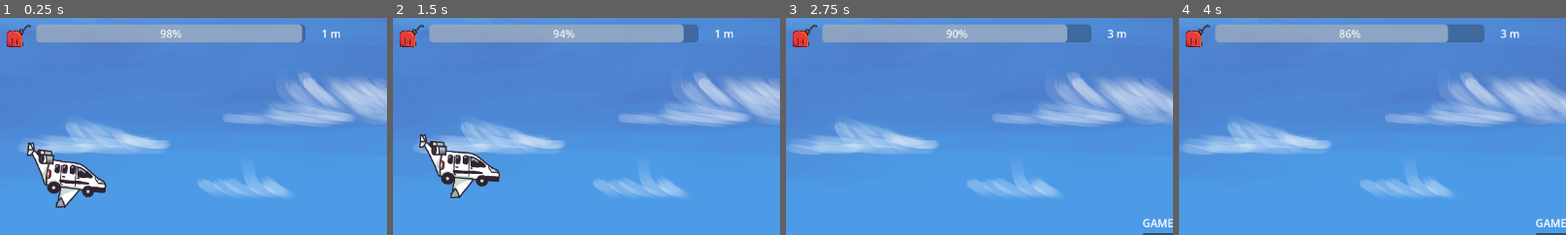
Above: before the commit, frames 1-4 (left to right).
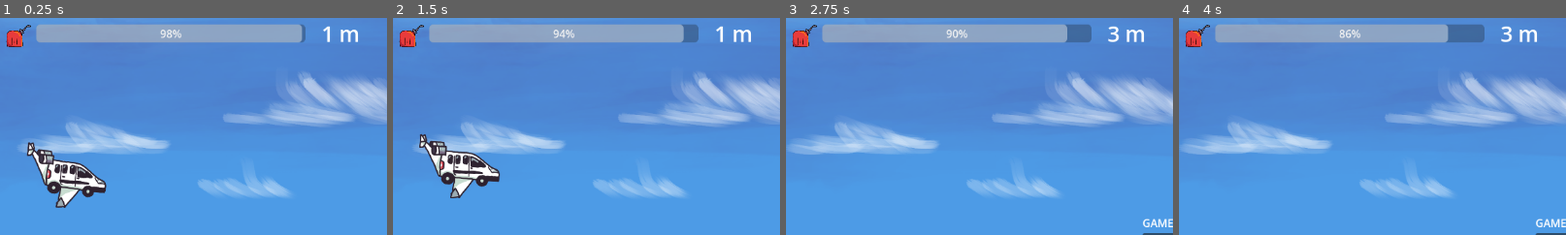
Above: after the commit, the same moments.

Repository: YannLeon/kerosene
Game: Godot game, scene res://scenes/main.tscn
The game is run twice, just before and just after one commit, with the same random seed, the same clock (stepped at 60 frames per second) and the same inputs.
Inputs:
- Up to frame 1 (0.25 s): no input
- Up to frame 2 (1.5 s): tap Enter (ui_accept) at 0.5, 0.77 s; click "Retry" at 1.25 s
- Up to frame 3 (2.75 s): tap Enter (ui_accept) at 2.27 s
- Up to frame 4 (4 s): click "Retry" at 2.75 s
The pictures show only the part of the screen within x 0-50%, y 0-50%; the shares and areas given below are measured in that part.

The runs differ from the first frame. In frame 1, 0.3% of the frame differs, in the area x 83-93%, y 3-12%; in frame 2, 0.3%; in frame 3, 0.4%, in the area x 82-93%, y 3-12%; in frame 4, 0.4%.

Commit message:
tweazking

Diff:
--- a/scenes/gerican.tscn
+++ b/scenes/gerican.tscn
@@ -62,7 +62,7 @@
 "times": PackedFloat32Array(0, 0.133333, 0.466667),
 "transitions": PackedFloat32Array(1, 1, 1),
 "update": 0,
-"values": [Vector2(1, 1), Vector2(1.1, 1.1), Vector2(0, 0)]
+"values": [Vector2(1, 1), Vector2(1.2, 1.2), Vector2(0, 0)]
 }
 
 [sub_resource type="Animation" id="Animation_edpo4"]
@@ -87,13 +87,13 @@
 }
 
 [node name="Gerican" type="Node2D"]
-scale = Vector2(0.2, 0.2)
+scale = Vector2(0.18, 0.18)
 script = ExtResource("1_rx0hm")
 
 [node name="AnimatedSprite2D" type="AnimatedSprite2D" parent="."]
 sprite_frames = SubResource("SpriteFrames_plhpo")
 autoplay = "default"
-frame_progress = 0.972454
+frame_progress = 0.417368
 
 [node name="Area2D" type="Area2D" parent="."]
 
--- a/scenes/main.gd
+++ b/scenes/main.gd
@@ -47,7 +47,7 @@
 	var spawn_x = camera_pos.x + screen_size.x + randf_range(50, 200)
 
 	# Y can be anywhere within the vertical screen area
-	var spawn_y = camera_pos.y + randf_range(5, screen_size.y-(600*0.2))
+	var spawn_y = camera_pos.y + randf_range(15, screen_size.y-(600*0.2))
 
 
 
@@ -55,5 +55,5 @@
 	add_child(instance)
 
 	# Set a new random time for the next spawn
-	spawn_timer.wait_time = randf_range(3.0, 8.0)
+	spawn_timer.wait_time = randf_range(4.0, 9.0)
 	spawn_timer.start()
--- a/scenes/main.tscn
+++ b/scenes/main.tscn
@@ -9,6 +9,9 @@
 [ext_resource type="Texture2D" uid="uid://bjn53sc8q6858" path="res://assets/entities/gerican/image0004.png" id="7_o6xl0"]
 
 [sub_resource type="WorldBoundaryShape2D" id="WorldBoundaryShape2D_tbgi4"]
+
+[sub_resource type="LabelSettings" id="LabelSettings_o6xl0"]
+font_size = 32
 
 [node name="Main" type="Node2D"]
 script = ExtResource("1_jyhfs")
@@ -94,6 +97,7 @@
 [node name="MeterScore" type="Label" parent="CanvasLayer/VBoxContainer/MarginContainer/HBoxContainer/MarginContainer"]
 layout_mode = 2
 text = "0 m"
+label_settings = SubResource("LabelSettings_o6xl0")
 
 [node name="FuelSpawnTimer" type="Timer" parent="."]
 autostart = true
Not shown: 1 places in scenes/main.tscn that only renumber resources
